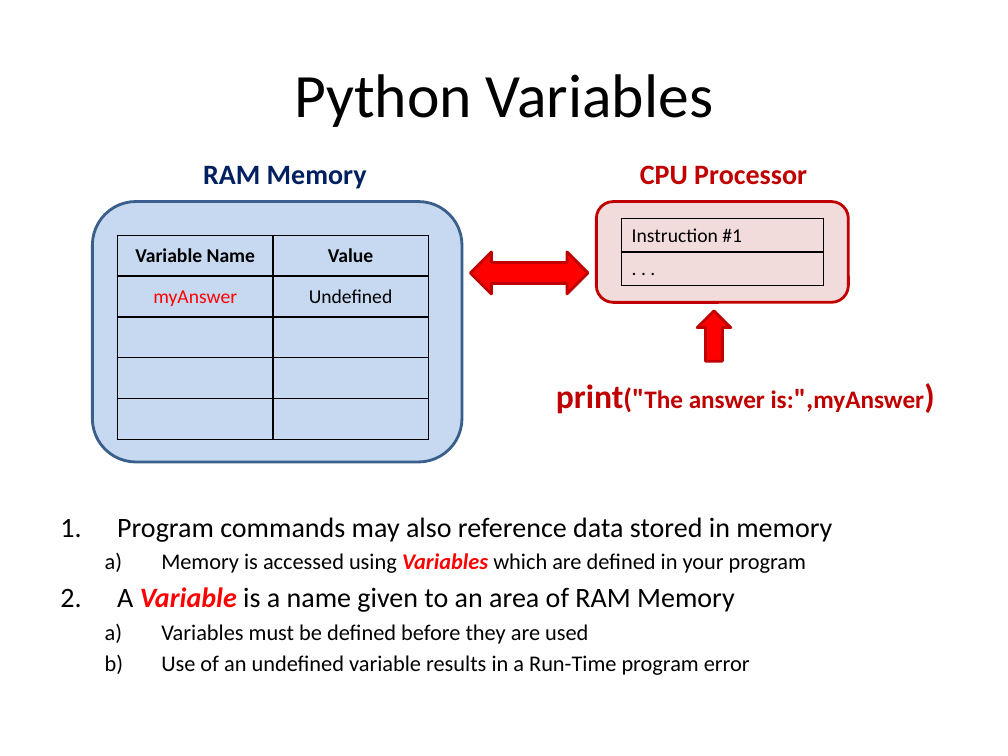
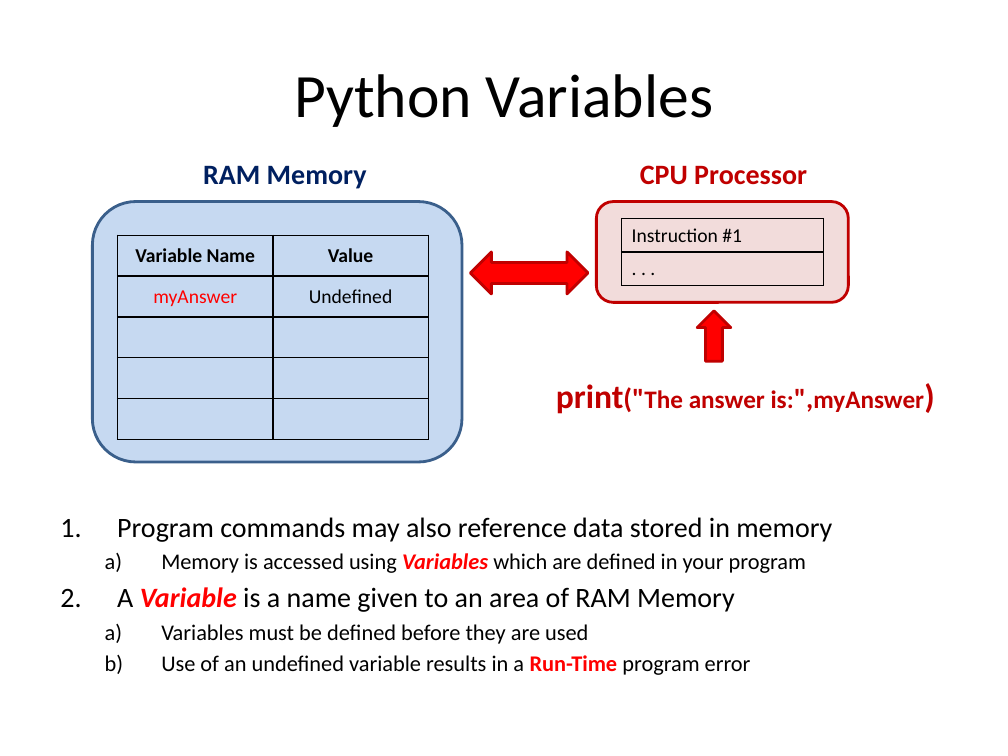
Before and after one commit to Greg5519/ICS2O0, a slide deck: slide 5 of Topic B Programming Introduction/B.2 Lesson - Python Variable Basics.pptx. Drawn at 1008x756 pixels with LibreOffice and Linux fonts; fonts in the diff are those of the drawing. Boxes give left, top, right and bottom in pixels: in the first picture for what was removed or moved away, otherwise in the second. Text is boxed around its words. In the diff, an @@ line names an element or a change of style, - is before the commit and + after.

```diff
--- a/Topic B Programming Introduction/B.2 Lesson - Python Variable Basics.pptx
+++ b/Topic B Programming Introduction/B.2 Lesson - Python Variable Basics.pptx
@@ text at [161,655,751,675]: text colour #000000 to #FF0000, bold on in "Run-Time" @@
```
Also in this commit, not shown: 3 other slides changed, 1 slide added, 3 other files.
